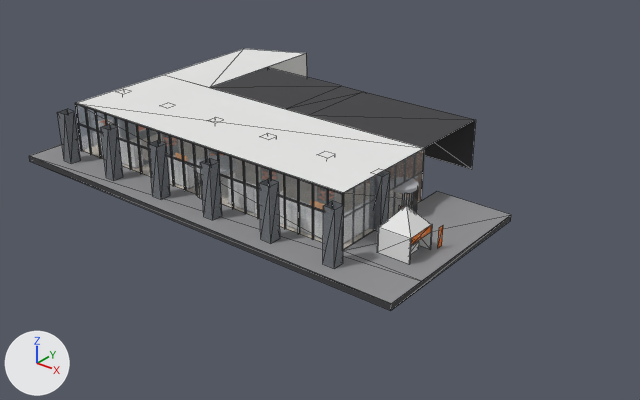
The glTF model assets/tour/lobby.glb, before and after one commit.
One viewpoint serves both versions: a 50 mm camera at (53.5, -54.9, 34.1) aimed at (6.9, 3.3, -2.0). Every picture has the same lights, and +X, +Y and +Z are marked at lower left. The picture after the commit comes second. Mesh edges are drawn as thin lines on the coarser meshes. Where no turn or scale is listed for an object, it has been applied to the vertices. Vertices at exactly the same position are counted once.

The first picture shows 'base', 'ceiling_plane', 'checkin_body', 'panel_40', 'panel_41', 'panel_47', 'paving', 'pillars_body', 'side_e_glass', 'side_e_mull', 'side_n_top', 'side_s_cols', 'side_s_glass', 'side_s_mull', 'wing_wall' and 3 more.
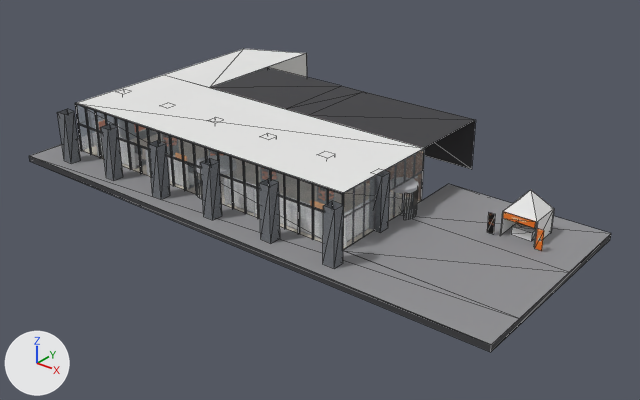
Where the newer file only moved an object's origin or applied its transform, the numbers keep the older frame.

Location of each change, (x1, y1, x2, y2) in pixels of the pictures (640 x 400 px; the box of a moved part takes in the faces that stretch with it):
'paving', reshaped (21% wider, 25% taller): before (30, 138, 511, 304); after (30, 138, 611, 345)
'base', reshaped: before (29, 156, 511, 311); after (29, 144, 611, 352)
'checkin_body', reshaped, moved: before (377, 205, 432, 264); after (500, 190, 554, 247)
'panel_40', moved: before (411, 225, 431, 245); after (503, 212, 536, 228)
'panel_47', moved: before (438, 226, 443, 248); after (535, 228, 544, 251)
'panel_41', moved (mostly hidden before): before (399, 205, 404, 210); after (487, 213, 495, 234)
part 1 of me_base, built on: before (137, 202, 511, 311); after (137, 202, 611, 352)
part 2 of me_checkin_body, moved or reshaped: before (430, 225, 432, 249); after (534, 222, 537, 247)
part 3 of me_checkin_body, moved or reshaped: before (409, 239, 411, 264); after (500, 211, 503, 236)
part 4 of me_checkin_body, moved or reshaped: before (378, 205, 432, 264); after (501, 190, 554, 243)
part 5 of me_checkin_body, moved or reshaped: before (410, 238, 419, 255); after (511, 223, 536, 241)
part 6 of me_paving, built on: before (88, 156, 511, 304); after (88, 156, 611, 345)

The edits, one by one:
me_base is used by ob_base; location (2.5, 3.9, -0.31).
Verts and faces of me_base; kept vertices keep their numbers, new ones are numbered from 8.
Before the commit, vertices of me_base: 1 (21.5, -13.9, -0.3) at pixel (390, 310), 2 (21.5, -13.9, 0.3) at pixel (391, 303), 4 (21.5, 4.1, -0.3) at pixel (510, 220), 5 (21.5, 4.1, 0.3) at pixel (511, 214).
me_base had 8 vertices, 6 faces and spanned x -21.5..21.5, y -13.9..13.9, z -0.3..0.3.
me_base now has 10 vertices, 8 faces and spans x -21.5..29.5, y -13.9..13.9, z -0.3..0.3.
Part 1, on me_base:
Vertices deleted: 4, 5 (with the faces that use them).
Vertex 1 moves to (29.5, -13.9, -0.3), pixel (490, 352).
Vertex 2 moves to (29.5, -13.9, 0.3), pixel (491, 344).
New vertex 8 is at (29.5, 6.1, -0.3), pixel (610, 239).
New vertex 9 is at (29.5, 6.1, 0.3), pixel (611, 233).
New vertex 10 is at (14.1, 6.1, -0.3).
New vertex 11 is at (14.1, 6.1, 0.3), pixel (448, 183).
New faces: (1, 8, 9), (1, 9, 2), (8, 10, 11), (8, 11, 9).
me_checkin_body has 49 vertices, 60 faces and spans x -1.53..1.53, y -1.53..1.53, z -2.0..2.0.
me_checkin_body is used by ob_checkin_body; location (20.4, -3.0, 2.0).
me_checkin_body part 2: the loose piece of 8 vertices spanning x 1.47..1.53, y 1.47..1.53, z -2.0..0.2 is moved by (0.0, -3.0, 0.0).
me_checkin_body part 3: the loose piece of 8 vertices spanning x 1.47..1.53, y -1.53..-1.47, z -2.0..0.2 is moved by (-3.0, 0.0, 0.0).
me_checkin_body part 4: the loose piece of 9 vertices spanning x -1.5..1.5, y -1.5..1.5, z -2.0..2.0 is turned -90 degrees about the z axis through its middle.
me_checkin_body part 5: the loose piece of 8 vertices spanning x 0.02..0.77, y -0.9..0.9, z -2.0..-1.26 is turned -90 degrees about the z axis through the mesh origin.
me_paving is used by ob_paving; location (2.5, 3.9, -0.01).
Verts and faces of me_paving; kept vertices keep their numbers, new ones are numbered from 10.
Before the commit, vertices of me_paving: 1 (21.5, -13.9, 0.0) at pixel (391, 303), 2 (21.5, -9.9, 0.0) at pixel (421, 281), 4 (14.1, -9.9, 0.0) at pixel (342, 250), 5 (21.5, 4.1, 0.0) at pixel (511, 214), 6 (14.1, 4.1, 0.0) at pixel (436, 191).
me_paving had 10 vertices, 6 faces and spanned x -21.5..21.5, y -13.9..13.9, z 0.0.
me_paving now has 12 vertices, 8 faces and spans x -21.5..29.5, y -13.9..13.9, z 0.0.
Part 6, on me_paving:
Vertices deleted: 6 (with the faces that use them).
Vertex 1 moves to (29.5, -13.9, 0.0), pixel (491, 344).
Vertex 2 moves to (29.5, -9.9, 0.0), pixel (519, 318).
Vertex 5 moves to (29.5, -1.9, 0.0), pixel (569, 272).
New vertex 10 is at (14.1, -1.9, 0.0), pixel (399, 214).
New vertex 11 is at (29.5, 6.1, 0.0), pixel (611, 233).
New vertex 12 is at (14.1, 6.1, 0.0), pixel (448, 183).
New faces: (4, 5, 10), (5, 11, 10), (10, 11, 12).
Object 'checkin_body' (ob_checkin_body) moves from (20.4, -3.0, 2.0) to (26.6, 5.5, 2.0).
Object 'panel_40' (ob_panel_40) moves from (21.92, -3.0, 1.92) to (26.6, 3.98, 1.92).
Object 'panel_47' (ob_panel_47) moves from (22.4, -0.9, 1.05) to (28.7, 3.5, 1.05).
Object 'panel_41' (ob_panel_41) moves from (18.0, 0.2, 1.05) to (24.4, 3.6, 1.05).
